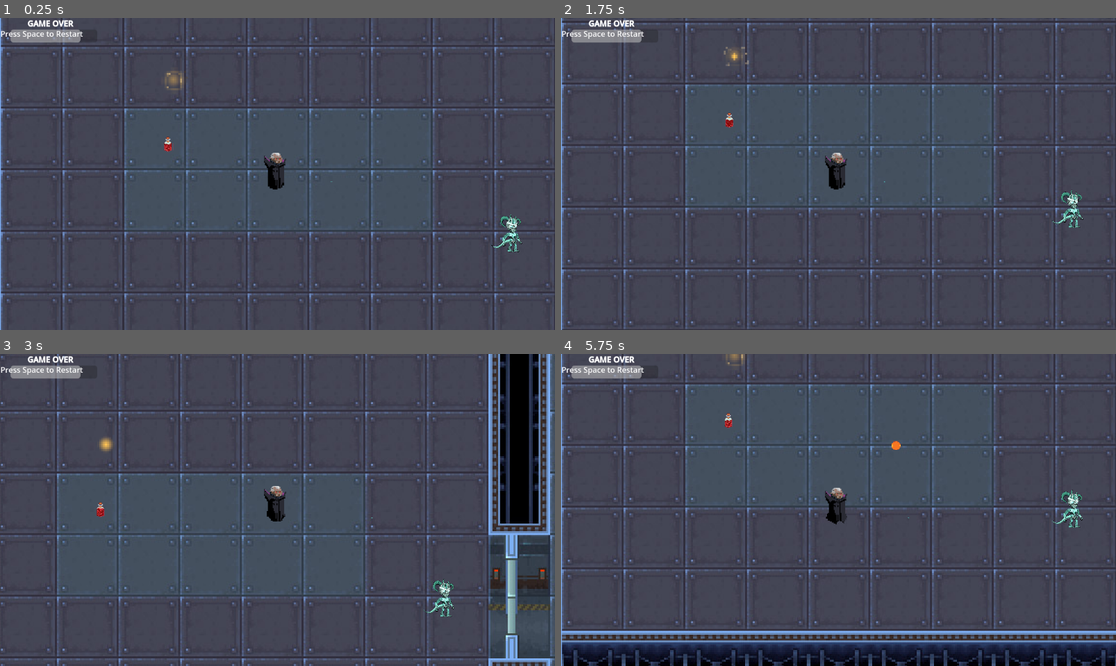
Above: before the commit, frames 1-4 (two rows, left to right).
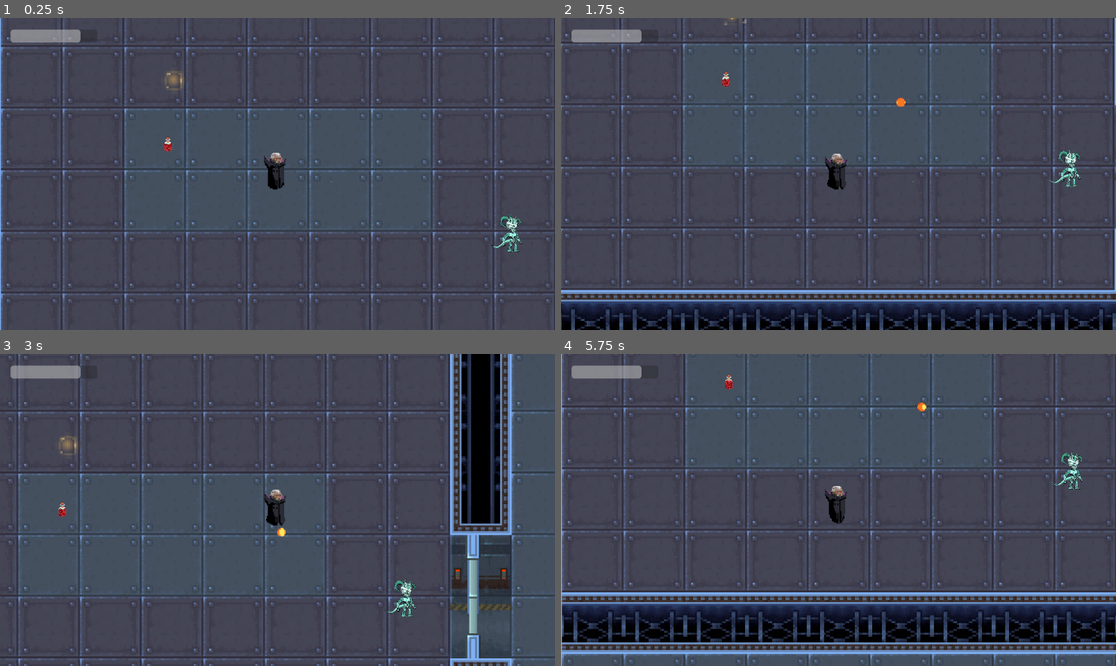
Above: after the commit, the same moments.

Repository: brianxiaodev/bloodmoon
Game: Godot game, scene res://scenes/blood_moon.tscn
The game is run twice, just before and just after one commit, with the same random seed, the same clock (stepped at 60 frames per second) and the same inputs.
Inputs:
- Up to frame 1 (0.25 s): no input
- Up to frame 2 (1.75 s): tap Space (shoot) at 0.5, 1.25 s; hold Right (ui_right) 0.53-1.28 s; hold Enter (ui_accept) 0.53-1.28 s; hold Down (ui_down) from 1.28 s (still down); tap Shift (dash) at 1.35 s; tap Enter (ui_accept) at 1.52, 1.55 s
- Up to frame 3 (3 s): tap Enter (ui_accept) at 1.82, 2.3 s; tap Space (shoot) at 2 s; release Down (ui_down) at 2.03 s; hold Right (ui_right) 2.03-2.78 s; hold Space (shoot) 2.03-2.78 s; hold Up (ui_up) from 2.78 s (still down); tap Z (stealth) at 2.85 s
- Up to frame 4 (5.75 s): tap Enter (ui_accept) at 3.02, 3.05, 3.32, 4.52, 4.55, 4.82, 5.3 s; tap Space (shoot) at 3.5, 4.25 s; release Up (ui_up) at 3.53 s; hold Enter (ui_accept) 3.53-4.28 s; hold Left (ui_left) 3.53-5.03 s; tap Shift (dash) at 4.35 s; hold Down (ui_down) from 5.03 s (still down); hold Space (shoot) from 5.03 s (still down)

The runs differ from the first frame. In frame 1, 0.3% of the frame differs, in the area x 0-16%, y 0-7%; in frame 2, 22%; in frame 3, 20%; in frame 4, 27%, in the area x 0-100%, y 0-100%.

Commit message:
Added Game over scene

Diff:
--- a/project.godot
+++ b/project.godot
@@ -70,6 +70,11 @@
 "events": [Object(InputEventKey,"resource_local_to_scene":false,"resource_name":"","device":-1,"window_id":0,"alt_press …(192 unchanged characters)…
 ]
 }
+restart={
+"deadzone": 0.2,
+"events": [Object(InputEventKey,"resource_local_to_scene":false,"resource_name":"","device":0,"window_id":0,"alt_pressed":false,"shift_pressed":false,"ctrl_pressed":false,"meta_pressed":false,"pressed":false,"keycode":0,"physical_keycode":32,"key_label":0,"unicode":0,"location":0,"echo":false,"script":null)
+]
+}
 
 [layer_names]
 
--- a/scenes/blood_moon.tscn
+++ b/scenes/blood_moon.tscn
@@ -105,3 +105,4 @@
 position = Vector2(143, 246)
 
 [node name="GameOver" parent="." instance=ExtResource("13_8hplf")]
+visible = false
--- a/scenes/game_over.gd
+++ b/scenes/game_over.gd
@@ -1,5 +1,9 @@
 extends CanvasLayer
 
+func _ready():
+	set_process_unhandled_input(true)
+
 func _unhandled_input(event):
-	if event.is_action_pressed("ui_accept"):
-		get_tree().reload_current_scene()
+	if event.is_action_pressed("restart"):
+		print("Restart pressed!")
+		get_tree().change_scene_to_file("res://scenes/blood_moon.tscn")
--- a/scenes/game_over.tscn
+++ b/scenes/game_over.tscn
@@ -5,22 +5,23 @@
 [node name="GameOver" type="CanvasLayer"]
 script = ExtResource("1_xeevv")
 
-[node name="GAME OVER" type="RichTextLabel" parent="."]
-offset_right = 210.0
-offset_bottom = 46.0
-bbcode_enabled = true
-text = "[center][b]GAME OVER[b][center]
-"
-fit_content = true
-scroll_active = false
-autowrap_mode = 0
+[node name="CenterContainer" type="CenterContainer" parent="."]
+anchors_preset = 15
+anchor_right = 1.0
+anchor_bottom = 1.0
+grow_horizontal = 2
+grow_vertical = 2
+
+[node name="VBoxContainer" type="VBoxContainer" parent="CenterContainer"]
+layout_mode = 2
+alignment = 1
+
+[node name="GameOver" type="Label" parent="CenterContainer/VBoxContainer"]
+layout_mode = 2
+text = "GAME OVER"
 horizontal_alignment = 1
-vertical_alignment = 1
 
-[node name="RichTextLabel" type="RichTextLabel" parent="GAME OVER"]
+[node name="Press" type="Label" parent="CenterContainer/VBoxContainer"]
 layout_mode = 2
-offset_left = 1.0
-offset_top = 21.0
-offset_right = 228.0
-offset_bottom = 49.0
 text = "Press Space to Restart"
+horizontal_alignment = 1
--- a/scripts/vampire.gd
+++ b/scripts/vampire.gd
@@ -189,11 +189,14 @@
 	set_process(false)  # Optional: stop player control
 	$CollisionShape2D.disabled = true  # Prevent more collisions
 	await $AnimatedSprite2D.animation_finished	# Wait for animation to complete
+	#respawn()
 	show_game_over()
 
 func show_game_over():
-	get_tree().change_scene_to_file("res://GameOver.tscn")
-
+	get_tree().change_scene_to_file("res://scenes/game_over.tscn")
+
+#func respawn():
+	#get_tree().reload_current_scene()
 
 func heal(amount: int) -> void:
 	if (health_stat.health < 100 and health_stat.health > 100-amount):
